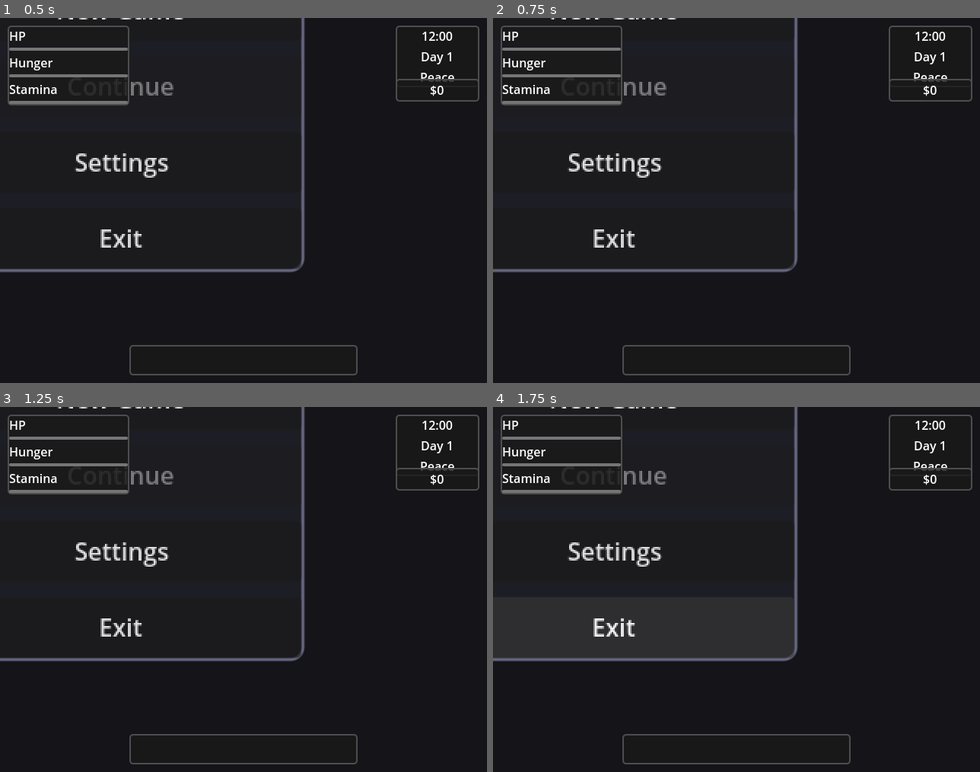
Above: before the commit, frames 1-4 (two rows, left to right).
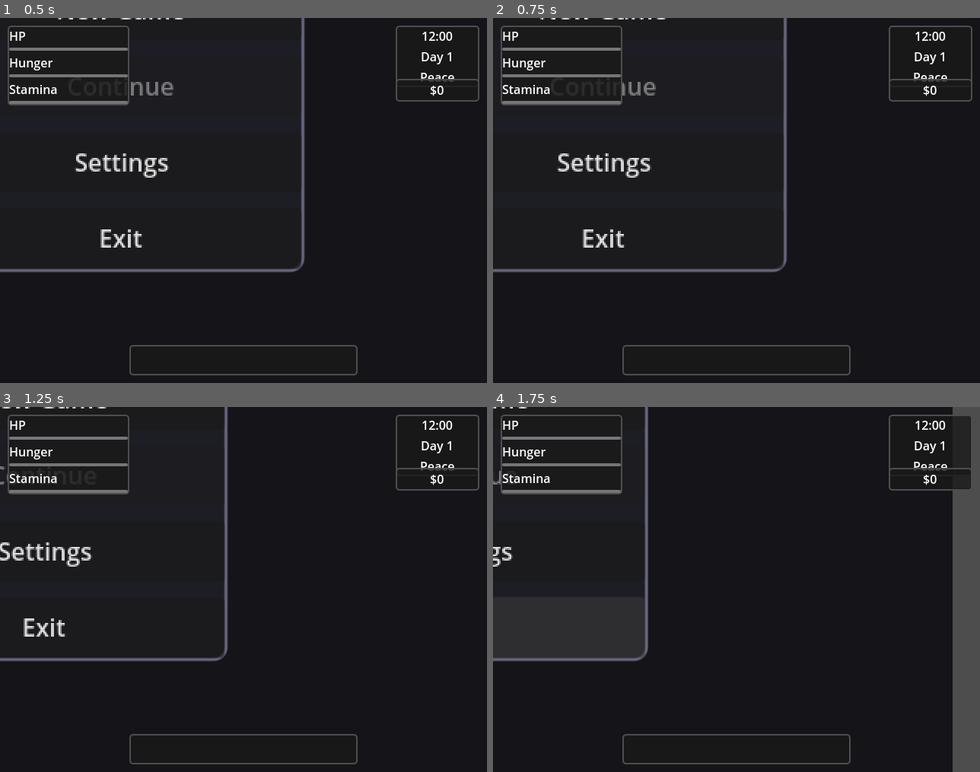
Above: after the commit, the same moments.

Repository: gukazma/Vessels
Game: Godot game, scene res://scenes/main.tscn
The game is run twice, just before and just after one commit, with the same random seed, the same clock (stepped at 60 frames per second) and the same inputs.
Inputs (mouse positions are in pixels of both pictures, inside the frame that each line leads up to):
- Up to frame 1 (0.5 s): no input
- Up to frame 2 (0.75 s): tap Enter (ui_accept) at 0.5 s; move the mouse to (843, 182) at 0.52 s; hold D (move_right) from 0.53 s (still down); hold E (interact) from 0.53 s (still down); click (843, 182) at 0.67 s
- Up to frame 3 (1.25 s): keep holding D (move_right); keep holding E (interact); tap Enter (ui_accept) at 0.77 s
- Up to frame 4 (1.75 s): move the mouse to (639, 607) at 1.27 s; release D (move_right) at 1.28 s; release E (interact) at 1.28 s; hold S (move_down) from 1.28 s (still down); tap E (interact) at 1.35 s; tap Enter (ui_accept) at 1.52 s

Frame 1 is identical in both runs. In frame 2, 2.4% of the frame differs, in the area x 9-63%, y 0-70%; in frame 3, 2.9%; in frame 4, 12%, in the area x 0-100%, y 0-100%.
Error before the commit: Invalid call. Nonexistent function 'has_save_data' in base 'Node (save_manager.gd)'. (res://scripts/ui/main_menu.gd:111)

Commit message:
fix: resolve runtime errors for playable game
- Add has_save_data() to save_manager.gd
- Fix dialogue_ui.gd type mismatch
- Fix player.gd movement (add super call)
- Remove inventory_manager class_name conflict
- Register InventoryManager autoload

Verified: movement, time, phase, player stats

Co-Authored-By: Claude Opus 4.5 <noreply@anthropic.com>

Diff:
--- a/project.godot
+++ b/project.godot
@@ -22,6 +22,7 @@
 DataManager="*res://scripts/core/autoload/data_manager.gd"
 GameManager="*res://scripts/core/autoload/game_manager.gd"
 SaveManager="*res://scripts/core/autoload/save_manager.gd"
+InventoryManager="*res://scripts/core/systems/inventory/inventory_manager.gd"
 
 [display]
 
--- a/scripts/core/autoload/save_manager.gd
+++ b/scripts/core/autoload/save_manager.gd
@@ -143,6 +143,16 @@
 func auto_save_exists() -> bool:
 	var file_path = SAVE_DIR + AUTO_SAVE_NAME + SAVE_FILE_EXTENSION
 	return FileAccess.file_exists(file_path)
+
+
+## 检查是否有任何存档数据
+func has_save_data() -> bool:
+	# 检查所有存档槽位
+	for slot in range(1, MAX_SAVE_SLOTS + 1):
+		if save_exists(slot):
+			return true
+	# 检查自动存档
+	return auto_save_exists()
 
 
 ## 获取存档信息列表
--- a/scripts/core/systems/inventory/inventory_manager.gd
+++ b/scripts/core/systems/inventory/inventory_manager.gd
@@ -1,6 +1,6 @@
 # inventory_manager.gd
 # 背包系统 - 管理玩家和据点的物品
-class_name InventoryManager
+# 注意: 此脚本作为 Autoload 使用，不需要 class_name
 extends Node
 
 ## ==================== 常量 ====================
--- a/scripts/entities/player/player.gd
+++ b/scripts/entities/player/player.gd
@@ -69,6 +69,9 @@
 
 
 func _physics_process(delta: float) -> void:
+	# 调用父类处理移动
+	super._physics_process(delta)
+
 	# 处理跑步体力消耗
 	if is_running and is_moving and player_stats:
 		if not player_stats.consume_stamina(run_stamina_cost * delta):
--- a/scripts/ui/dialogue_ui.gd
+++ b/scripts/ui/dialogue_ui.gd
@@ -14,7 +14,7 @@
 ## ==================== 节点引用 ====================
 
 ## 对话面板
-@onready var dialogue_panel: Panel = $DialoguePanel if has_node("DialoguePanel") else null
+@onready var dialogue_panel: PanelContainer = $DialoguePanel if has_node("DialoguePanel") else null
 
 ## NPC 名称标签
 @onready var npc_name_label: Label = $DialoguePanel/NPCName if has_node("DialoguePanel/NPCName") else null
Not shown, added: scripts/core/autoload/data_manager.gd.uid
Not shown, added: scripts/core/autoload/event_bus.gd.uid
Not shown, added: scripts/core/autoload/game_manager.gd.uid
Not shown, added: scripts/core/autoload/save_manager.gd.uid
Not shown, added: scripts/core/base/entity.gd.uid
Not shown, added: scripts/core/base/interactable.gd.uid
Not shown, added: scripts/core/base/state_machine.gd.uid
Not shown, added: scripts/core/systems/base/base_manager.gd.uid
Not shown, added: scripts/core/systems/character/character_data.gd.uid
Not shown, added: scripts/core/systems/character/character_manager.gd.uid
Not shown, added: scripts/core/systems/combat/combat_system.gd.uid
Not shown, added: scripts/core/systems/inventory/inventory_manager.gd.uid
(and 26 more such lines)
